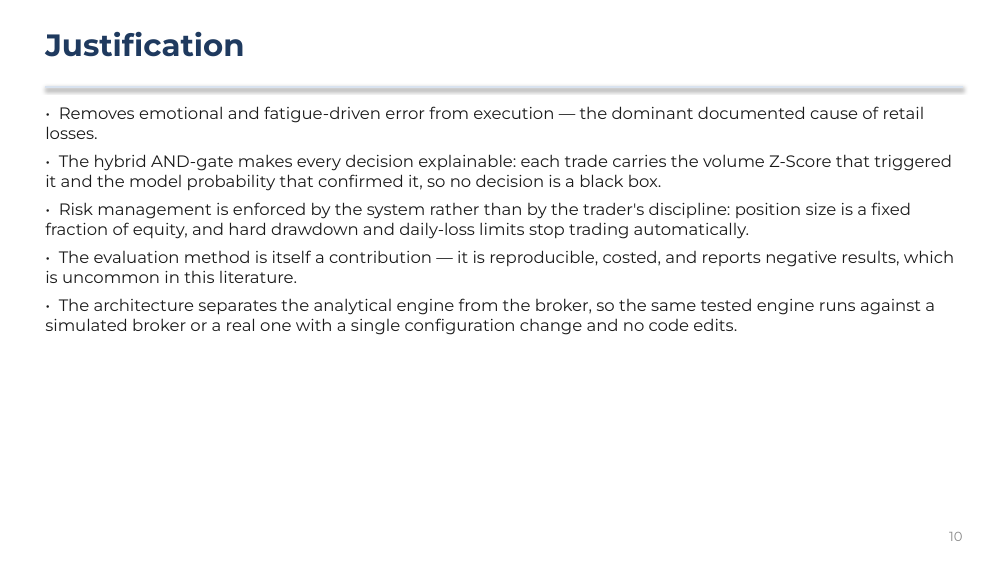
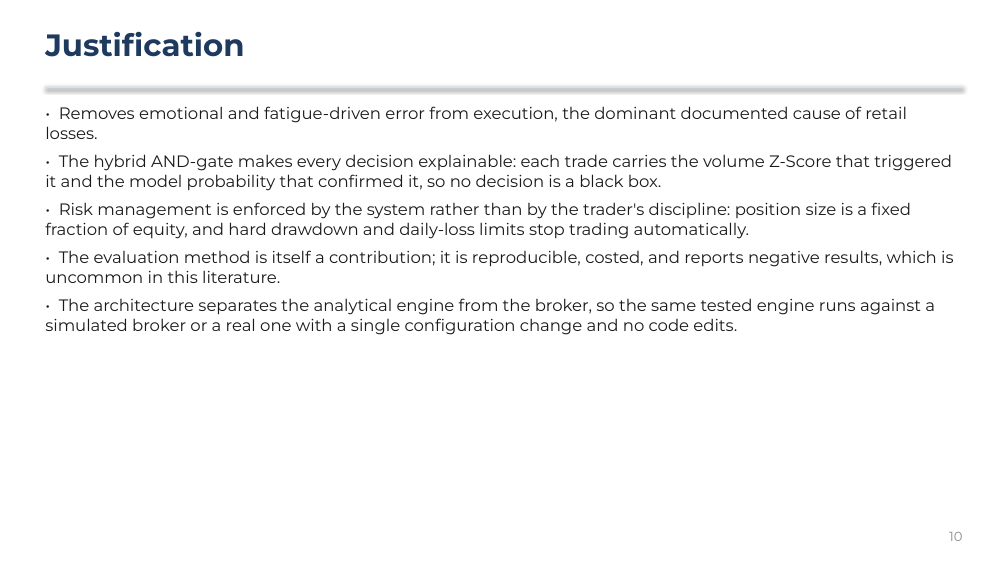
Before and after one commit to greatonical/scikit-automated-trading-system, a slide deck: slide 10 of docs/DEFENCE_PRESENTATION.pptx. Drawn at 1008x567 pixels with LibreOffice and Linux fonts; fonts in the diff are those of the drawing. Boxes give left, top, right and bottom in pixels: in the first picture for what was removed or moved away, otherwise in the second. Text is boxed around its words. In the diff, an @@ line names an element or a change of style, - is before the commit and + after.

```diff
--- a/docs/DEFENCE_PRESENTATION.pptx
+++ b/docs/DEFENCE_PRESENTATION.pptx
@@ text at (45,106,907,139): text changed @@
-• Removes emotional and fatigue-driven error from execution — the dominant documented cause of retail losses.
+• Removes emotional and fatigue-driven error from execution, the dominant documented cause of retail losses.
@@ text at (45,250,953,283): text changed @@
-• The evaluation method is itself a contribution — it is reproducible, costed, and reports negative results, which is uncommon in this literature.
+• The evaluation method is itself a contribution; it is reproducible, costed, and reports negative results, which is uncommon in this literature.
```
Also in this commit, not shown: 29 other slides changed, 2 other files.
